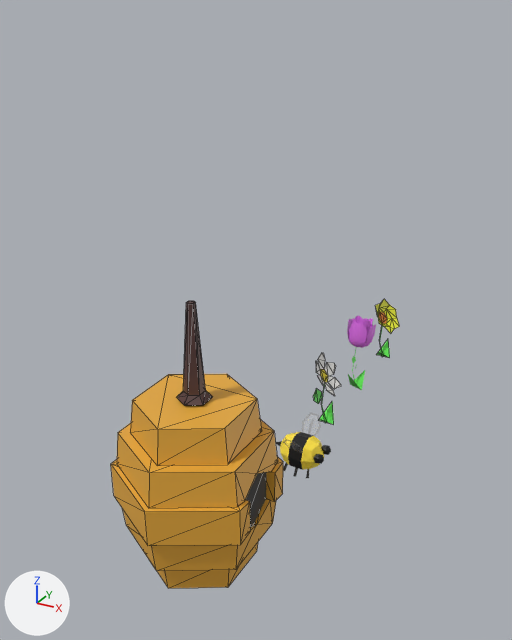
A saved change to the glTF model assets/models/Bee.glb.
Both versions are drawn from a 50 mm lens placed at (3.15, -6.93, 5.13), pointed at (-0.49, -0.32, 1.82). The axes (+X, +Y, +Z) are drawn at lower left. The lights are the same throughout. The picture after the commit comes second. Mesh edges are drawn as thin lines on the coarser meshes. Where no turn or scale is listed for an object, it has been applied to the vertices. Vertices at exactly the same position are counted once.

The first picture shows 'Bee', 'Flower 1', 'Flower 2', 'Hive' and 1 more.
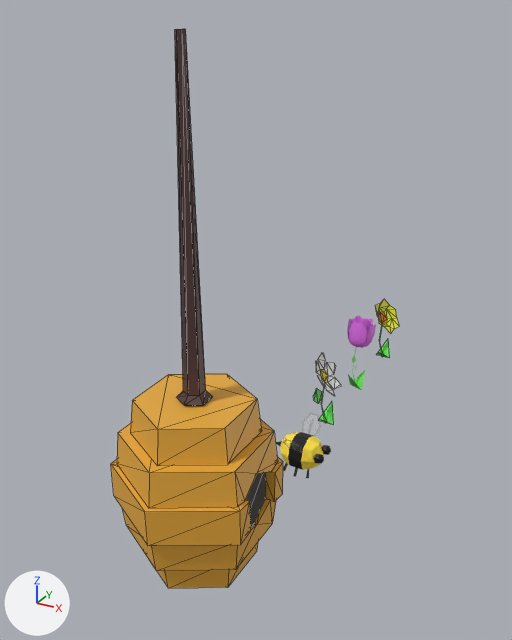
Pixel boxes [x1, y1, x2, y2] of what changed, in the pictures (512 x 640 px; the box of a moved part takes in the faces that stretch with it):
'Hive', reshaped (94% taller): before [111, 301, 283, 588]; after [111, 29, 283, 588]
part 1 of me_circle_002, moved or reshaped: before [183, 301, 206, 395]; after [175, 29, 206, 395]

The change, as a list of edits to the scene's bpy script:
```text
Change me_circle_002:
    used by ob_hive; location = (-0.1, -2.19, 2.79)
    before: 100 (-0.04, -0.02, 0.0) at pixel (186, 302), 101 (0.0, -0.04, 0.0) at pixel (188, 303), 102 (-0.04, 0.02, 0.0) at pixel (188, 300), 103 (0.0, 0.04, 0.0) at pixel (193, 300), 104 (0.04, 0.02, 0.0) at pixel (195, 302)
    before: 105 (0.04, -0.02, 0.0) at pixel (193, 303)
    remove me_circle_002.from_pydata(...)  # 106 vertices, 178 faces; spans x -0.72..0.72, y -0.83..0.83, z -2.76..0.0
    add me_circle_002.from_pydata(...)  # 106 vertices, 178 faces; spans x -0.72..0.72, y -0.83..0.83, z -2.76..2.19
    me_circle_002 part 1
    add for i in [*range(100, 106)]: me_circle_002.vertices[i].co += Vector((0.0, 0.0, 2.19))
```
